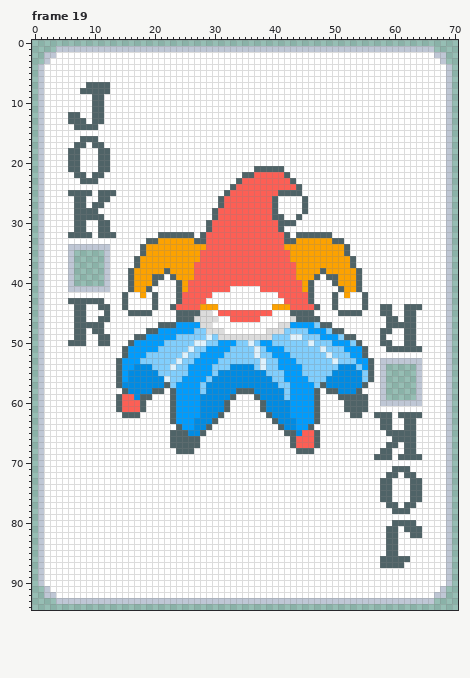
Two versions of one pixel-art file, art/aseprite/DuckJokers.aseprite. Above is the file before it was changed.
71x95 pixels, 48 frames. Shown: frame 19. The commit also changed other frames, which this record leaves out.
Now the later version:
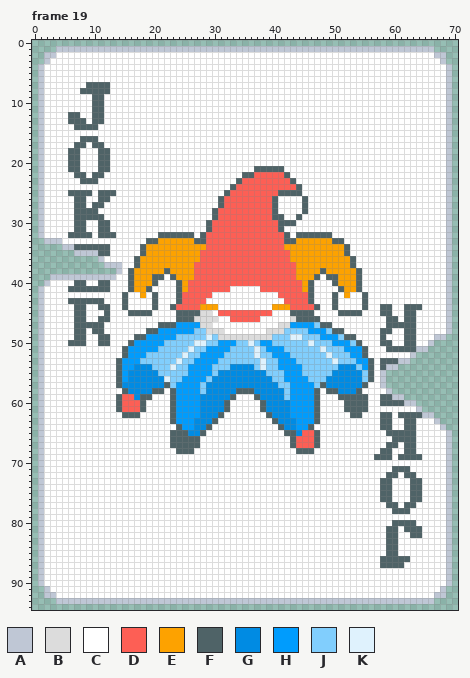
Palette (. is transparent): A #bfc7d5  B #dcdcdc  C #ffffff  D #fd5f55  E #fda200  F #4f6367  G #008be3  H #009cfd  J #81cefd  K #dff2fd
Difference:
Frame 19, layer "Base":
The author put colour A in row 35 at x 7 to 10; in row 36 at x 11; in row 39 at x 7 to 11; in row 54 at x 59 to 60; in row 58 at x 59; in row 59 at x 60 to 61.
Colour C becomes colour A in row 33 at x 2 to 4; in row 34 at x 5; in row 37 at x 13 to 14; in row 38 at x 14; in row 39 at x 3 to 5 and 13; in row 40 at x 2.
Colour C becomes colour A in row 49 at x 67 to 68; in row 50 at x 66; in row 51 at x 65; in row 52 at x 63; in row 61 at x 64; in row 62 at x 65 to 66.
Colour C becomes colour A in row 63 at x 67; in row 64 at x 68.
Colour F becomes colour A in row 51 at x 64.
The author put colour C in row 40 at x 9 to 10.
Colour A becomes colour C in row 36 at x 12; in row 40 at x 6; in row 58 at x 58.
Colour F becomes colour C in row 62 at x 57.
The author put colour F in row 35 at x 11; in row 40 at x 7 to 8 and 11; in row 59 at x 59.
Colour A becomes colour F in row 34 at x 7 to 12; in row 35 at x 12; in row 40 at x 12; in row 41 at x 6 to 12; in row 53 at x 58 to 60; in row 54 at x 58.
Colour A becomes colour F in row 59 at x 58; in row 60 at x 58 to 61.
Colour A is removed in rows 33 to 34 at x 1; in rows 35 to 37 at x 1 and 6; in row 38 at x 1, 6 and 12; in rows 39 to 40 at x 1; in rows 49 to 52 at x 69; in row 53 at x 63 to 64 and 69.
Colour A is removed in rows 54 to 60 at x 64 and 69; in rows 61 to 64 at x 69.
Colour C is removed in row 34 at x 2 to 4; in rows 35 to 37 at x 2 to 5; in row 38 at x 2 to 5 and 13; in row 39 at x 2; in row 50 at x 67 to 68; in row 51 at x 66 to 68.
Colour C is removed in row 52 at x 64 to 68; in rows 53 to 61 at x 65 to 68; in row 62 at x 67 to 68; in row 63 at x 68.
